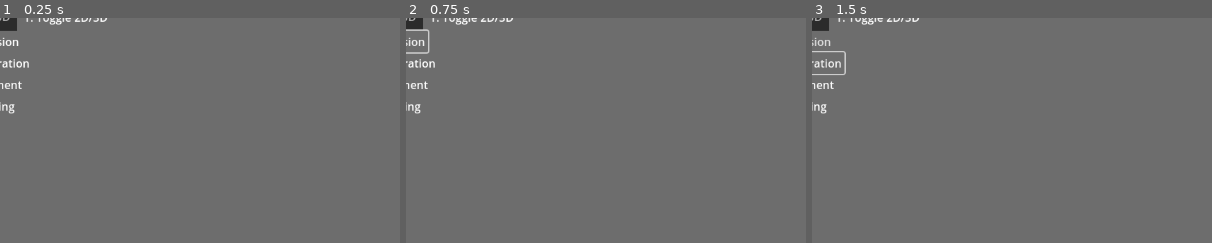
Above: before the commit, frames 1-3 (left to right).
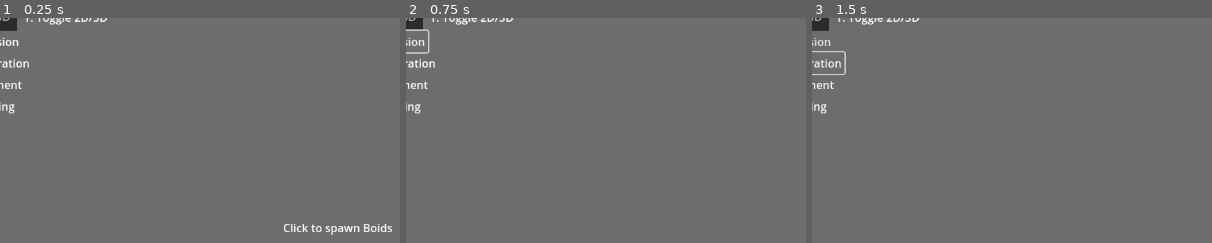
Above: after the commit, the same moments.

Repository: JarWarren/Boids
Game: Godot game, scene res://HUD.tscn
The game is run twice, just before and just after one commit, with the same random seed, the same clock (stepped at 60 frames per second) and the same inputs.
Inputs:
- Up to frame 1 (0.25 s): no input
- Up to frame 2 (0.75 s): click "Q: Cohesion" at 0.5 s
- Up to frame 3 (1.5 s): click "W: Separation" at 1.25 s
The pictures show only the part of the screen within x 8-58%, y 3-53%; the shares and areas given below are measured in that part.

The runs differ from the first frame. In frame 1, 0.5% of the frame differs, in the area x 71-98%, y 91-97%; in frame 2, nothing differs; in frame 3, nothing differs.

Commit message:
hint labels

Diff:
--- a/HUD.gd
+++ b/HUD.gd
@@ -9,6 +9,7 @@
 @onready var alignment = $Alignment
 @onready var perching = $Perching
 @onready var tabs: TabBar = $TabBar
+@onready var hint_label = $HintLabel
 
 
 func _process(_delta):
@@ -26,6 +27,8 @@
 		perching.button_pressed = Rules.is_perching_enabled
 	if Input.is_action_just_pressed("toggle"):
 		tabs.current_tab = 1 - tabs.current_tab
+	if Input.is_action_just_pressed("click"):
+		hint_label.visible = false
 
 
 func _on_tab_bar_tab_changed(tab):
@@ -53,3 +56,27 @@
 
 func _on_cohesion_toggled(button_pressed):
 	Rules.is_cohesion_enabled = button_pressed
+
+
+func _on_cohesion_mouse_entered():
+	hint_label.text = "Boids move towards each other"
+	hint_label.visible = true
+
+
+func _on_separation_mouse_entered():
+	hint_label.text = "Boids avoid colliding with each other"
+	hint_label.visible = true
+
+
+func _on_alignment_mouse_entered():
+	hint_label.text = "Boids try to steer in the same direction"
+	hint_label.visible = true
+
+
+func _on_perching_mouse_entered():
+	hint_label.text = "Phew! Boids rest their feet."
+	hint_label.visible = true
+
+
+func _on_mouse_exited():
+	hint_label.visible = false
--- a/HUD.tscn
+++ b/HUD.tscn
@@ -48,15 +48,29 @@
 button_pressed = true
 text = "R: Perching"
 
-[node name="Label" type="Label" parent="."]
+[node name="ToggleLabel" type="Label" parent="."]
 offset_left = 124.0
 offset_top = 9.0
 offset_right = 245.0
 offset_bottom = 35.0
 text = "T: Toggle 2D/3D"
 
+[node name="HintLabel" type="Label" parent="."]
+anchor_right = 1.0
+anchor_bottom = 1.0
+text = "Click to spawn Boids"
+horizontal_alignment = 1
+vertical_alignment = 1
+
 [connection signal="tab_changed" from="TabBar" to="." method="_on_tab_bar_tab_changed"]
+[connection signal="mouse_entered" from="Cohesion" to="." method="_on_cohesion_mouse_entered"]
+[connection signal="mouse_exited" from="Cohesion" to="." method="_on_mouse_exited"]
 [connection signal="toggled" from="Cohesion" to="." method="_on_cohesion_toggled"]
+[connection signal="mouse_entered" from="Separation" to="." method="_on_separation_mouse_entered"]
 [connection signal="toggled" from="Separation" to="." method="_on_separation_toggled"]
+[connection signal="mouse_entered" from="Alignment" to="." method="_on_alignment_mouse_entered"]
+[connection signal="mouse_exited" from="Alignment" to="." method="_on_mouse_exited"]
 [connection signal="toggled" from="Alignment" to="." method="_on_alignment_toggled"]
+[connection signal="mouse_entered" from="Perching" to="." method="_on_perching_mouse_entered"]
+[connection signal="mouse_exited" from="Perching" to="." method="_on_mouse_exited"]
 [connection signal="toggled" from="Perching" to="." method="_on_perching_toggled"]
